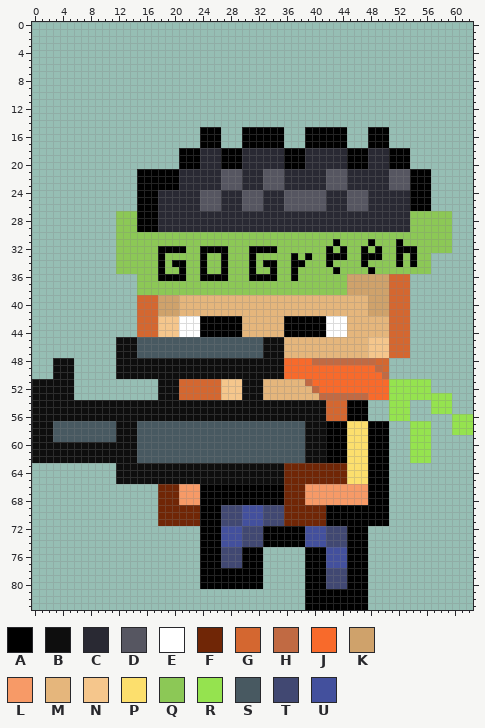
Sprite sheet: assets/vegetarian3.png. The first picture shows the starting point.
The file is 63x84 pixels. Colours within 5 levels of each other are drawn and written as one.
Palette (. is transparent): A #000000  B #0e0e0e  C #292933  D #565661  E #ffffff  F #702606  G #d46730  H #c16a43  J #f86a2b  K #cfa26b  L #f79a67  M #e5b67c  N #f5c68c  P #fcdf6d  Q #8cc856  R #95e34f  S #485961  T #414872  U #43509d
Once edited:
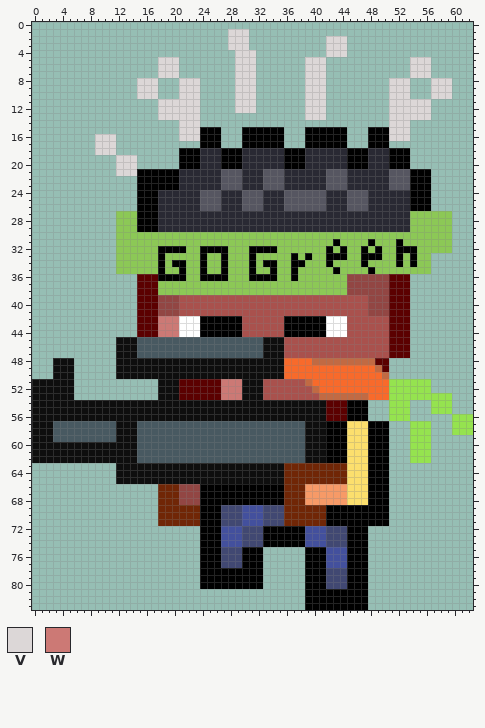
Colours new in this view: V #dcd7d7  W #cc7975
Diff:
Colour G changes from #d46730 to #5b0000.
Colour K changes from #cfa26b to #924643.
Colour M changes from #e5b67c to #a9514d.
Colour Q gives way to colour G in rows 36 to 38 at x 15 to 17.
Colour L gives way to colour K in rows 66 to 68 at x 21 to 23.
Colour N gives way to colour M in rows 45 to 47 at x 48 to 50.
Colour L gives way to colour P in rows 66 to 68 at x 45 to 47.
The edit adds colour V in row 1 at x 28 to 30; in rows 2 to 3 at x 28 to 30 and 42 to 44; in row 4 at x 29 to 31 and 42 to 44; in rows 5 to 7 at x 18 to 20, 29 to 31, 39 to 41 and 54 to 56; in rows 8 to 10 at x 15 to 17, 21 to 23, 29 to 31, 39 to 41, 51 to 53 and 57 to 59; in rows 11 to 12 at x 18 to 23, 29 to 31, 39 to 41 and 51 to 56.
The edit adds colour V in row 13 at x 18 to 23, 39 to 41 and 51 to 56; in rows 14 to 15 at x 21 to 23 and 51 to 53; in row 16 at x 9 to 11, 21 to 23 and 51 to 53; in rows 17 to 18 at x 9 to 11; in rows 19 to 21 at x 12 to 14.
Colour N gives way to colour W in rows 42 to 44 at x 18 to 20; in rows 51 to 53 at x 27 to 29.
